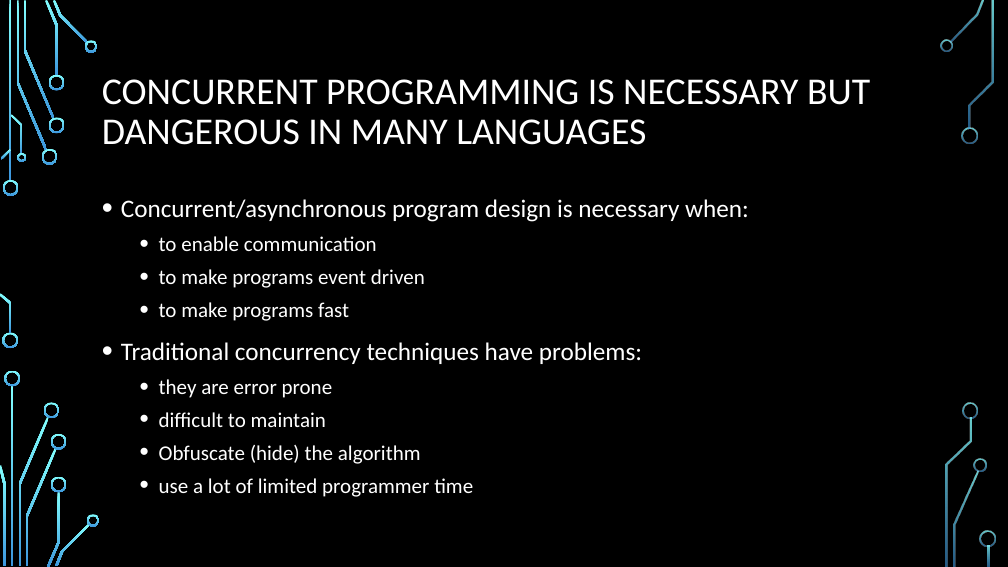
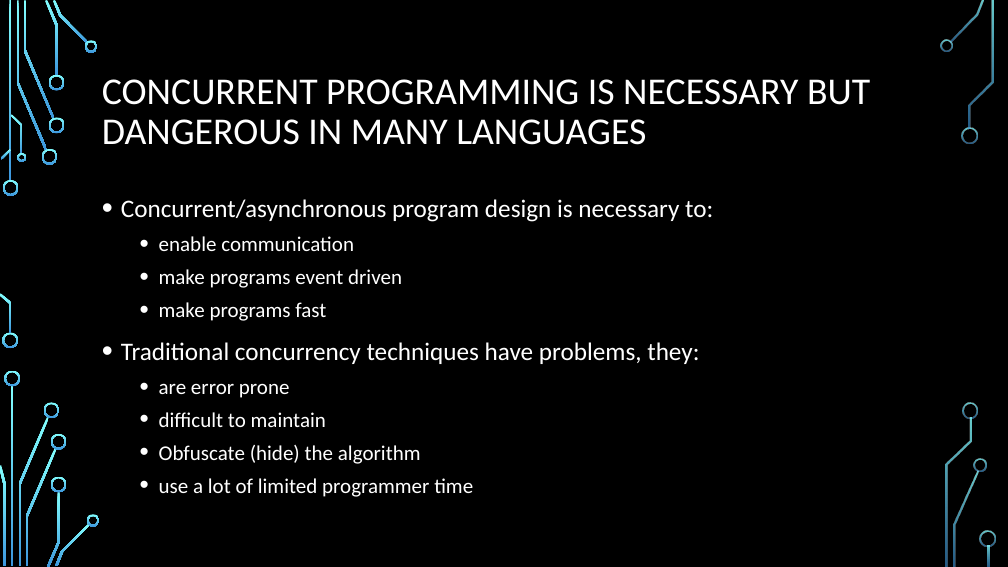
Before and after one commit to durandaltheta/3, a slide deck: slide 5 of DFC3.pptx. Drawn at 1008x567 pixels with LibreOffice and Linux fonts; fonts in the diff are those of the drawing; background and template pictures are left out. Boxes give left, top, right and bottom in pixels: in the first picture for what was removed or moved away, otherwise in the second. Text is boxed around its words. In the diff, an @@ line names an element or a change of style, - is before the commit and + after.

Commit message:
more fixes to powerpoint

```diff
--- a/DFC3.pptx
+++ b/DFC3.pptx
@@ text at [121, 199, 713, 398]: text changed @@
-• Concurrent/asynchronous program design is necessary when:
-  • to enable communication
-  • to make programs event driven
-  • to make programs fast
-• Traditional concurrency techniques have problems:
-  • they are error prone
+• Concurrent/asynchronous program design is necessary to:
+  • enable communication
+  • make programs event driven
+  • make programs fast
+• Traditional concurrency techniques have problems, they:
+  • are error prone
```
Also in this commit, not shown: 2 other slides changed.
